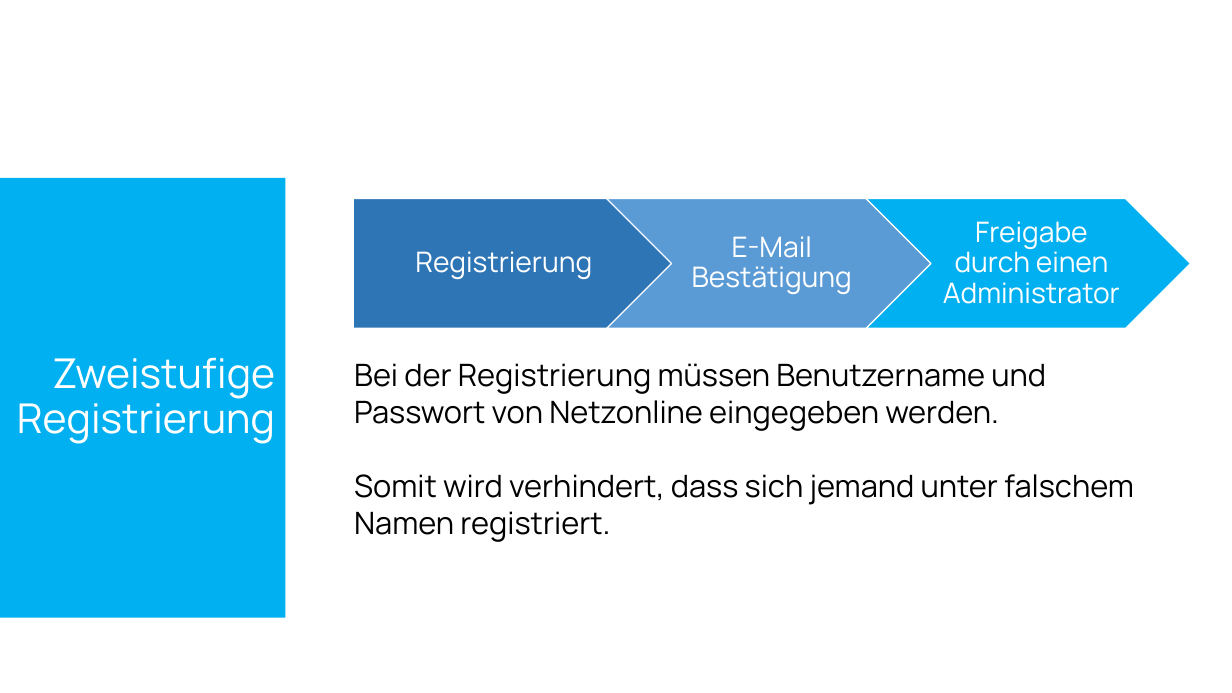
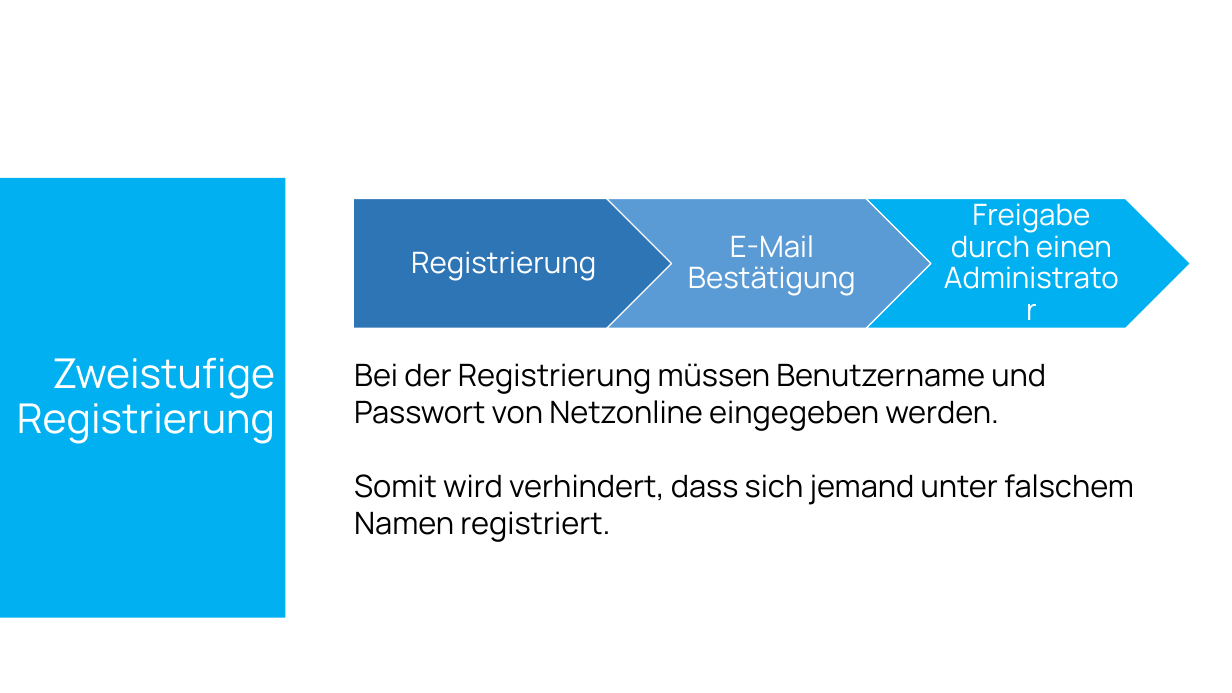
Before and after one commit to SebastianMandl/AEMS, a slide deck: slide 11 of Planung/Praesentationen/Praesentation_Firmentag.pptx. Drawn at 1232x693 pixels with LibreOffice and Linux fonts; fonts in the diff are those of the drawing; background and template pictures are left out. Boxes give left, top, right and bottom in pixels: in the first picture for what was removed or moved away, otherwise in the second. Text is boxed around its words. In the diff, an @@ line names an element or a change of style, - is before the commit and + after.

```diff
--- a/Planung/Praesentationen/Praesentation_Firmentag.pptx
+++ b/Planung/Praesentationen/Praesentation_Firmentag.pptx
@@ size 22 to 23 pt in 3 elements at <box>411,251,596,281</box>, <box>688,235,856,296</box>, <box>951,198,1112,258</box> @@
```
Also in this commit, not shown: 3 other slides changed, 4 other files.
